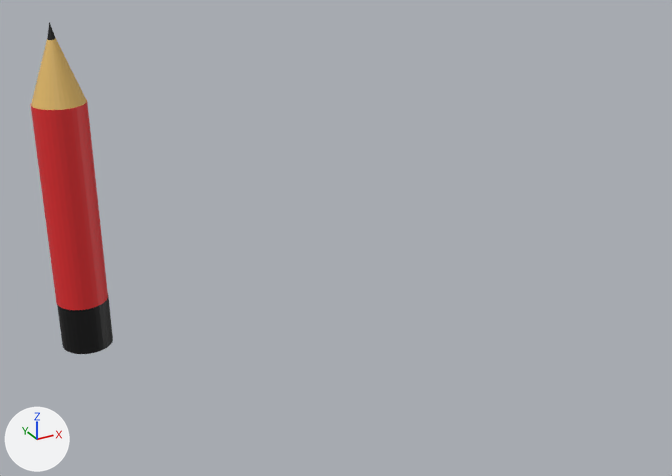
Renders of the Blender file Semester_5/Multimedia/Pencil.blend from each side of a commit.
Camera for both pictures: a 50 mm lens placed at (-1.78, -8.49, 4.8), pointed at (1.77, -2.03, 1.56). Every picture has the same lights, and +X, +Y and +Z are marked at lower left.
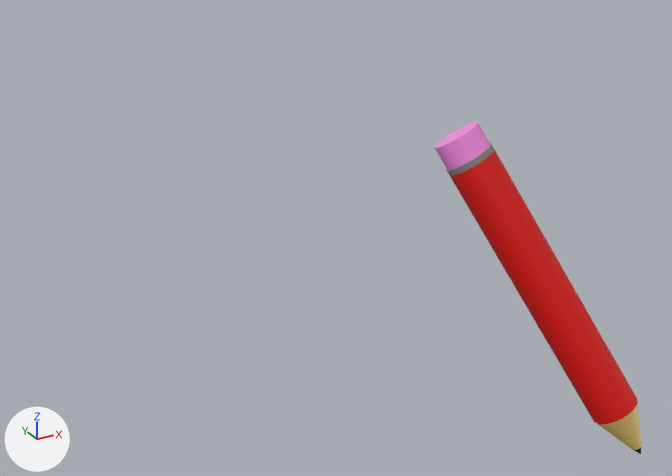
Changed parts and their boxes [x1, y1, x2, y2] in the pictures (672 x 476 px):
'Cylinder', recoloured, moved, turned, rescaled: before [57, 297, 113, 354]; after [450, 149, 637, 424]
'Cylinder.001', recoloured, reshaped, moved, turned, rescaled: before [31, 102, 108, 310]; after [597, 402, 641, 450]
'Cone.001', deleted (orange): before [31, 38, 87, 110]
'Cylinder.004', added (pink): after [434, 122, 491, 170]
'Cylinder.003', added: after [446, 143, 494, 176]
'Cone', deleted: before [47, 22, 55, 40]

Diff of the bpy script that builds the scene:
```diff
--- a/Semester_5/Multimedia/Pencil.blend.py
+++ b/Semester_5/Multimedia/Pencil.blend.py
@@ mat_material_004 @@
 mat_material_004 = principled_material('Material.004')
-mat_material_004.base_color = (0.8, 0.512, 0.145)  # orange #e7be6a
+mat_material_004.base_color = (0.8, 0.00376, 0.0)  # red #e70c00
@@ mat_material_005 @@
 mat_material_005 = principled_material('Material.005')
-mat_material_005.base_color = (0.8, 0.0243, 0.0274)  # red #e72b2e
+mat_material_005.base_color = (0.26, 0.245, 0.224)  # grey #8b8882
@@ me_cylinder_001 @@
 me_cylinder_001.from_pydata(...)  # 64 vertices, 34 faces; spans x -1.0..1.0, y -1.0..1.0, z -1.0..1.0
-me_cylinder_001.materials.append(mat_material_001)  # black #000000
+me_cylinder_001.materials.append(mat_material_004)  # red #e70c00
@@ me_cylinder_002 @@
 me_cylinder_002.from_pydata(...)  # 64 vertices, 34 faces; spans x -1.0..1.0, y -1.0..1.0, z -1.0..1.0
 # used by ob_cylinder_001; location = (-0.004, -0.006, 1.506); rotation_euler = (12.56, -0.00991, -1.952), in degrees (360, -0.6, -112); scale = (0.25, 0.25, 1.0)
-me_cylinder_002.materials.append(mat_material_005)  # red #e72b2e
+# me_cylinder_002 part 1: all 32 vertices in x -1.0..1.0, y -1.0..1.0, z 1.0 are scaled about their middle by (0.209, 0.209, 1)
+me_cylinder_002.materials.append(mat_material_003)  # yellow #ffdd7f
@@ ob_cylinder @@
 ob_cylinder = bpy.data.objects.new('Cylinder', me_cylinder_001)
-ob_cylinder.location = (-0.004, -0.006, 0.258)
-ob_cylinder.rotation_euler = (12.56, -0.00991, -1.952)  # degrees (360, -0.6, -112)
-ob_cylinder.scale = (0.25, 0.25, 0.25)
+ob_cylinder.location = (2.912, -3.438, 1.416)
+ob_cylinder.rotation_euler = (2.566, 0.0192, 0.79)  # degrees (147, 1.1, 45)
+ob_cylinder.scale = (0.2, 0.2, 1.2)
@@ ob_cone @@
-ob_cone = bpy.data.objects.new('Cone', me_cone_002)
@@ ob_cone_001 @@
-ob_cone_001 = bpy.data.objects.new('Cone.001', me_cone_004)
@@ ob_cylinder_001 @@
 ob_cylinder_001 = bpy.data.objects.new('Cylinder.001', me_cylinder_002)
-ob_cylinder_001.location = (-0.004, -0.006, 1.506)
-ob_cylinder_001.rotation_euler = (12.56, -0.00991, -1.952)  # degrees (360, -0.6, -112)
-ob_cylinder_001.scale = (0.25, 0.25, 1.0)
+ob_cylinder_001.location = (3.437, -3.989, 0.245)
+ob_cylinder_001.rotation_euler = (2.566, 0.0192, 0.79)  # degrees (147, 1.1, 45)
+ob_cylinder_001.scale = (0.2, 0.2, 0.2)
@@ ob_cylinder_004 @@
+ob_cylinder_004 = bpy.data.objects.new('Cylinder.004', me_cylinder_005)  # a 32-sided cylinder along z spanning x -1.0..1.0, y -1.0..1.0, z -1.0..1.0; in mat_material_006 (pink #ff95e9)
+ob_cylinder_004.location = (2.408, -2.908, 2.542)
+ob_cylinder_004.rotation_euler = (2.566, 0.0192, 0.79)  # degrees (147, 1.1, 45)
+ob_cylinder_004.scale = (0.192, 0.192, 0.107)
@@ ob_cylinder_003 @@
+ob_cylinder_003 = bpy.data.objects.new('Cylinder.003', me_cylinder_004)  # a 32-sided cylinder along z spanning x -1.0..1.0, y -1.0..1.0, z -1.0..1.0; in mat_material_005 (grey #8b8882)
+ob_cylinder_003.location = (2.453, -2.955, 2.443)
+ob_cylinder_003.rotation_euler = (2.566, 0.0192, 0.79)  # degrees (147, 1.1, 45)
+ob_cylinder_003.scale = (0.2, 0.2, 0.0244)
```
